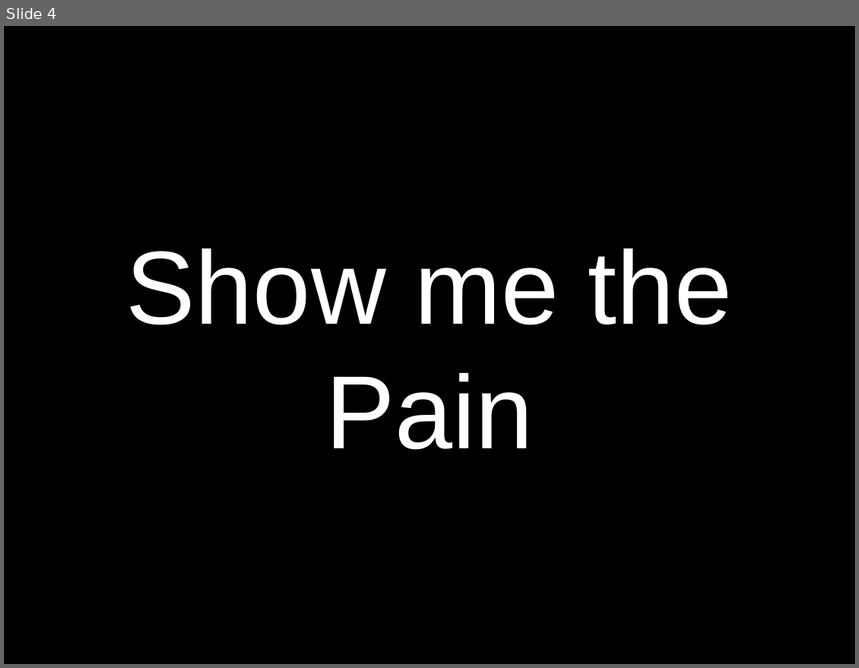
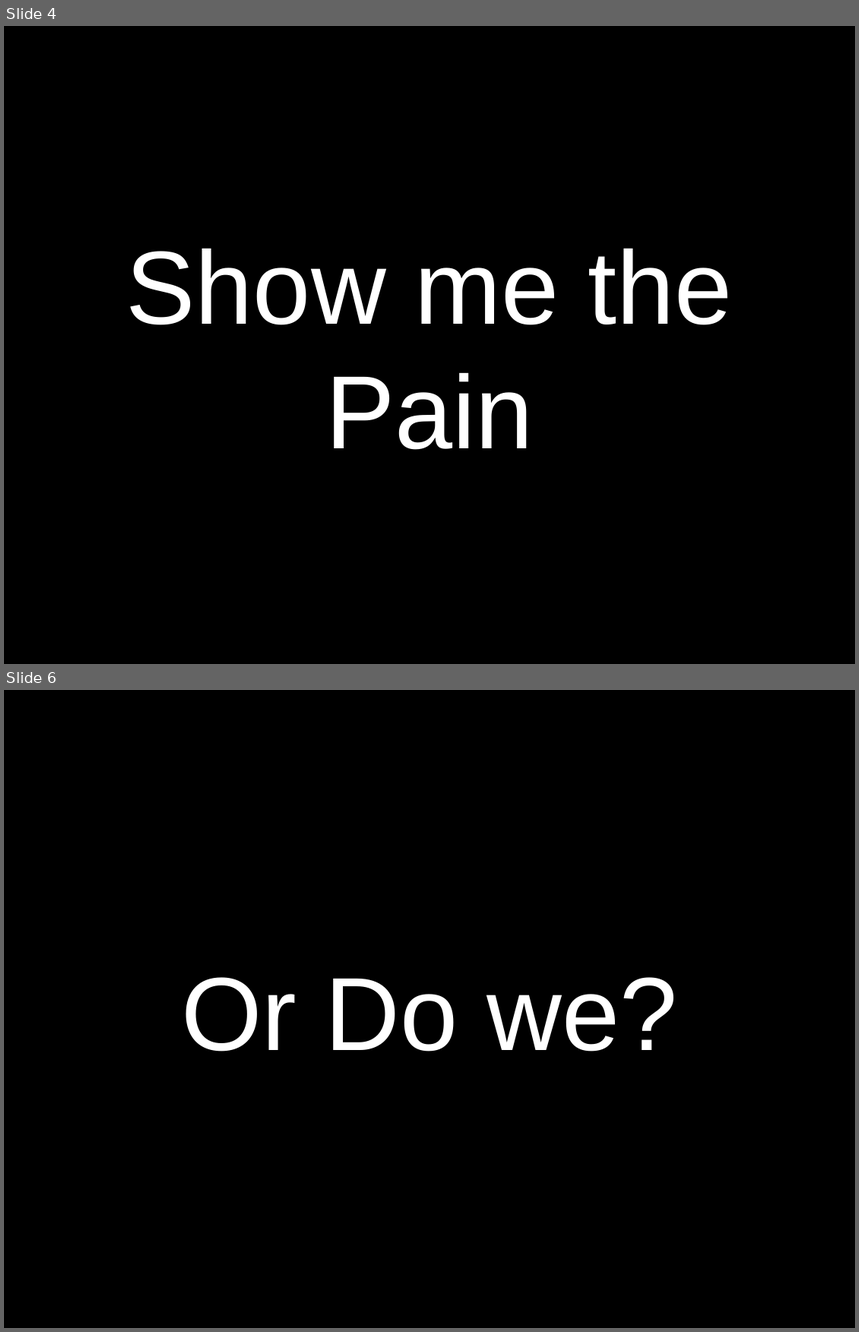
Before and after one commit to craignicol/scotaltdotnet, a slide deck: seattle/HORN Pres.ppt. Shown one above the other, each under a label of ours: slide 4 before the commit, slides 4 and 6 after it; the slides between them are not shown. The pictures are 859x668 and 859x1332 pixels, drawn with LibreOffice and Linux fonts; fonts in the diff are those of the drawing. Boxes give left, top, right and bottom in pixels: in the first picture for what was removed or moved away, otherwise in the second. Text is boxed around its words. In the diff, an @@ line names an element or a change of style, - is before the commit and + after.

```diff
--- a/seattle/HORN Pres.ppt
+++ b/seattle/HORN Pres.ppt
@@ slide 6 added at <box>4,690,855,1328</box>, background #FFFFFF @@
@@ title added at <box>4,690,855,1328</box>, fill #000000, 88 pt, text #FFFFFF @@
+Or Do we?
```
Also in this commit, not shown: 2 slides changed, 6 other slides added.
